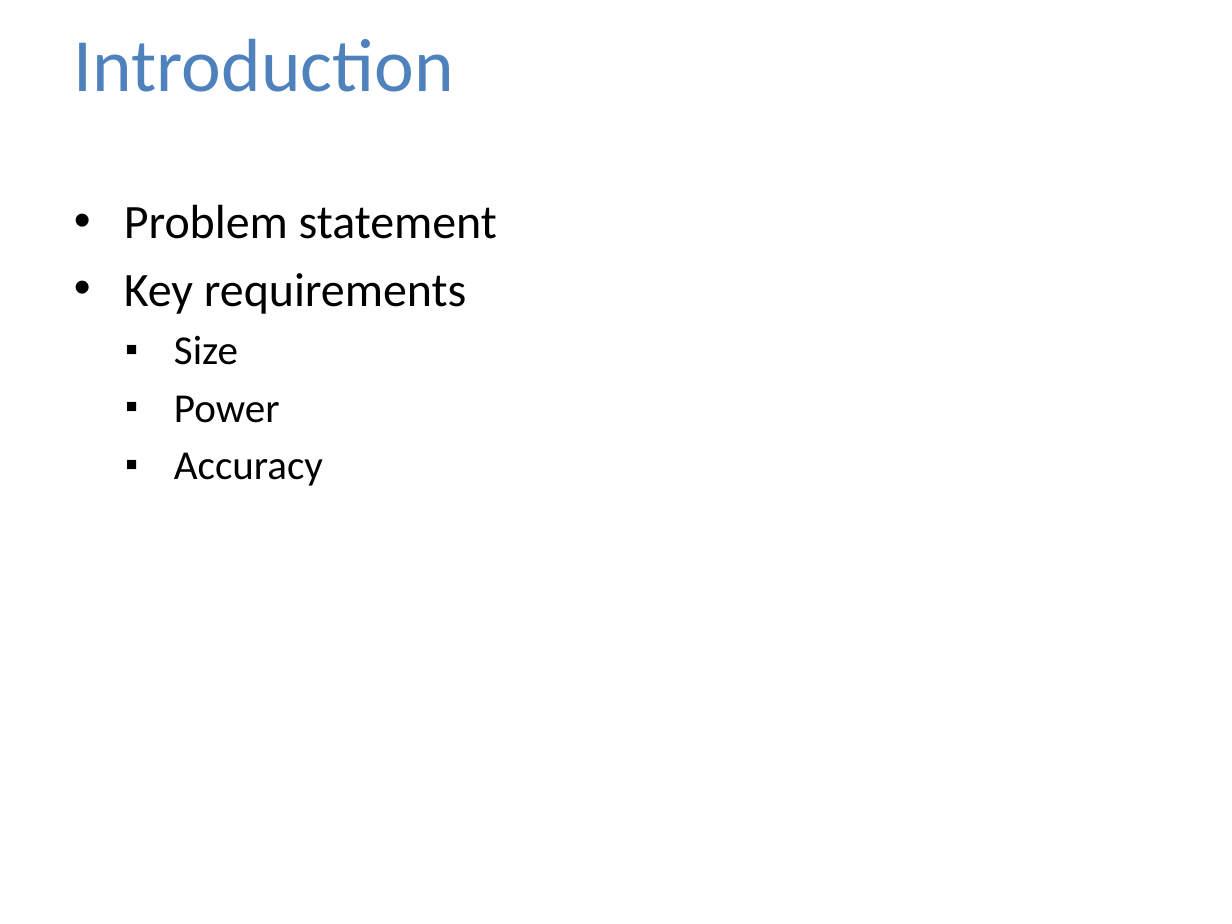
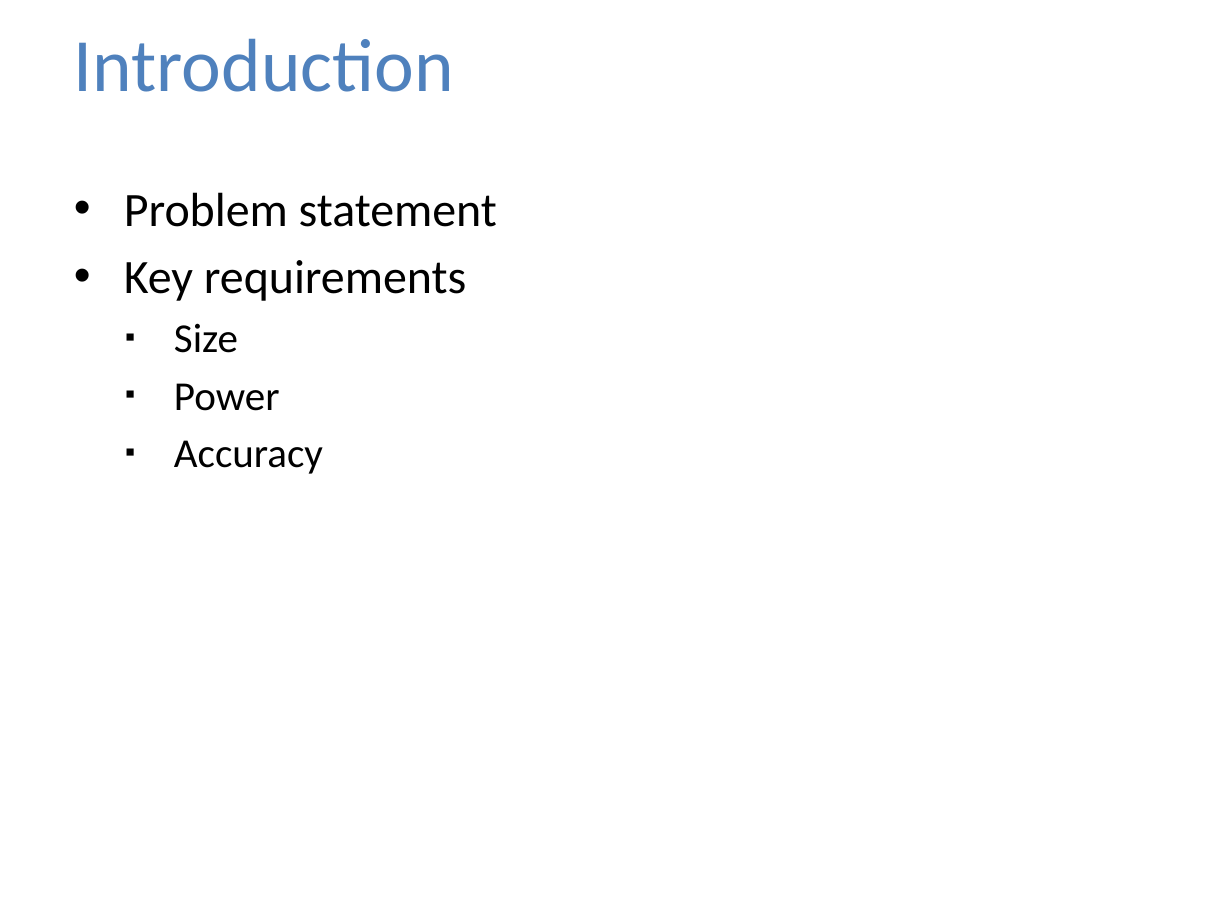
Before and after one commit to jolleekin/tiu-tracking, a slide deck: slide 1 of Docs/TIU_Tracking_Presentation_v1.pptx. Drawn at 1232x924 pixels with LibreOffice and Linux fonts; fonts in the diff are those of the drawing; background and template pictures are left out. Boxes give left, top, right and bottom in pixels: in the first picture for what was removed or moved away, otherwise in the second. Text is boxed around its words. In the diff, an @@ line names an element or a change of style, - is before the commit and + after.

```diff
--- a/Docs/TIU_Tracking_Presentation_v1.pptx
+++ b/Docs/TIU_Tracking_Presentation_v1.pptx
@@ text "Problem statement" moved from (x1=124, y1=204, x2=497, y2=486) to (x1=124, y1=192, x2=497, y2=474) @@
```
Also in this commit, not shown: 3 other slides changed, 10 slides added.
